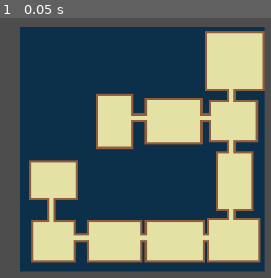
Above: before the commit, frame 1.
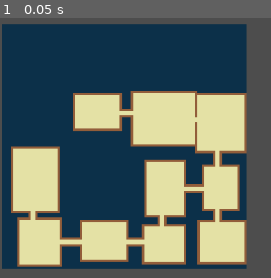
Above: after the commit, the same moment.

Repository: Shiftersout/gp-roguelite
Game: Godot game, scene res://Scenes/debugscn.tscn
Same seed, same stepped clock (60 frames per second), same inputs: the game is played once before the commit and once after it. This scene is started directly instead of the project's main scene.
Inputs:
- Up to frame 1 (0.05 s): no input

The runs differ from the first frame. In frame 1, 42% of the frame differs, in the area x 0-98%, y 2-98%.

Commit message:
Finished path creation
-That's it.

Diff:
--- a/Scenes/debugscn.tscn
+++ b/Scenes/debugscn.tscn
@@ -5,11 +5,10 @@
 [node name="debugscn" type="Node2D"]
 
 [node name="Camera2D" type="Camera2D" parent="."]
-position = Vector2(2734, 1492)
+position = Vector2(2866, 1510)
 zoom = Vector2(0.2, 0.2)
 
 [node name="TileMapPCG" parent="." instance=ExtResource("1_s4b33")]
 map_w = 110
 map_h = 110
 min_room_size = 16
-min_room_factor = 0.5
--- a/Scripts/pcgbsp.gd
+++ b/Scripts/pcgbsp.gd
@@ -168,6 +168,7 @@
 	if path:
 		for p in path.get_point_ids():
 			for c in path.get_point_connections(p):
+				##for each connection in every point in the AStar:
 				var pp = path.get_point_position(p)
 				var cp = path.get_point_position(c)
 
@@ -175,12 +176,25 @@
 				var center2 = Vector2i(cp.x, cp.y)
 				connect_rooms(center1, center2)
 
+## Creates paths between two rooms
 func connect_rooms(center1, center2):
+
+	## Man, i'm sorry, but i don't know other way to do this.
+	## Checks if we've alredy joined the rooms.
+	for room1 in range(rooms.size()):
+		if rooms[room1].center == center1:
+			for room2 in range(rooms.size()):
+				if rooms[room2].center == center2:
+					for connection in rooms[room1].connected_rooms:
+						if connection == room2:
+							return null
+
 	var x = min(center1.x, center2.x)
 	var y = min(center1.y, center2.y)
 	var w = 2
 	var h = 2
 
+	##Checks if the connection is horizontal, vertical, or diagonal
 	if(center1.x == center2.x):
 		x -= floor(w/2.0)+1
 		h = abs(center1.y - center2.y)
@@ -188,26 +202,56 @@
 		y -= floor(h/2.0)+1
 		w = abs(center1.x - center2.x)
 	else:
+		x -= floor(w/2.0)+1
+		h = abs(center1.y - center2.y)
+		x = 0 if (x < 0) else x
+
+		var new_y = y
+		for i in range(x, x+w):
+			for j in range(y, y+h):
+				if get_cell_atlas_coords(0, Vector2i(i, j)) == ROOF:
+					set_cell(0, Vector2i(i,j), 1, GROUND)
+				new_y = j
+		h = 2
+		if get_cell_atlas_coords(0, Vector2i(x+w, new_y+1)) == GROUND:
+			new_y = y
+		else:
+			##+1 because of the path size :)))
+			new_y -=1
+		x = min(center1.x, center2.x)
+		w = abs(center1.x - center2.x)
+		for i in range(x, x+w):
+			for j in range(new_y, new_y+h):
+				if get_cell_atlas_coords(0, Vector2i(i, j)) == ROOF:
+					set_cell(0, Vector2i(i,j), 1, GROUND)
+
+		add_connection(center1, center2)
 		return null
 
 	x = 0 if (x < 0) else x
 	y = 0 if (y < 0) else y
 
-	## Sets cells to ground.
+	## Sets cells to ground. Does this if the path is vertical or horizontal.
 	for i in range(x, x+w):
 		for j in range(y, y+h):
 			if get_cell_atlas_coords(0, Vector2i(i, j)) == ROOF:
 				set_cell(0, Vector2i(i,j), 1, GROUND)
 
+	add_connection(center1, center2)
+
+## Adds the connection bewteen each room so every room knows to wich other
+## room it's connected to
+func add_connection(point1, point2):
 	for room1 in range(rooms.size()):
-		if rooms[room1].center == center1:
+		if rooms[room1].center == point1:
 			for room2 in range(rooms.size()):
-				if rooms[room2].center == center2:
+				if rooms[room2].center == point2:
 					rooms[room1].connected_rooms.append(room2)
 					rooms[room2].connected_rooms.append(room1)
-##
+
+## Minnimum spanning tree algorythm, to figure out the shortest connection between rooms.
 func find_mst(room_positions):
-	var path = AStar2D.new()
+	path = AStar2D.new()
 	path.add_point(path.get_available_point_id(), room_positions.pop_front())
 
 	while room_positions:
